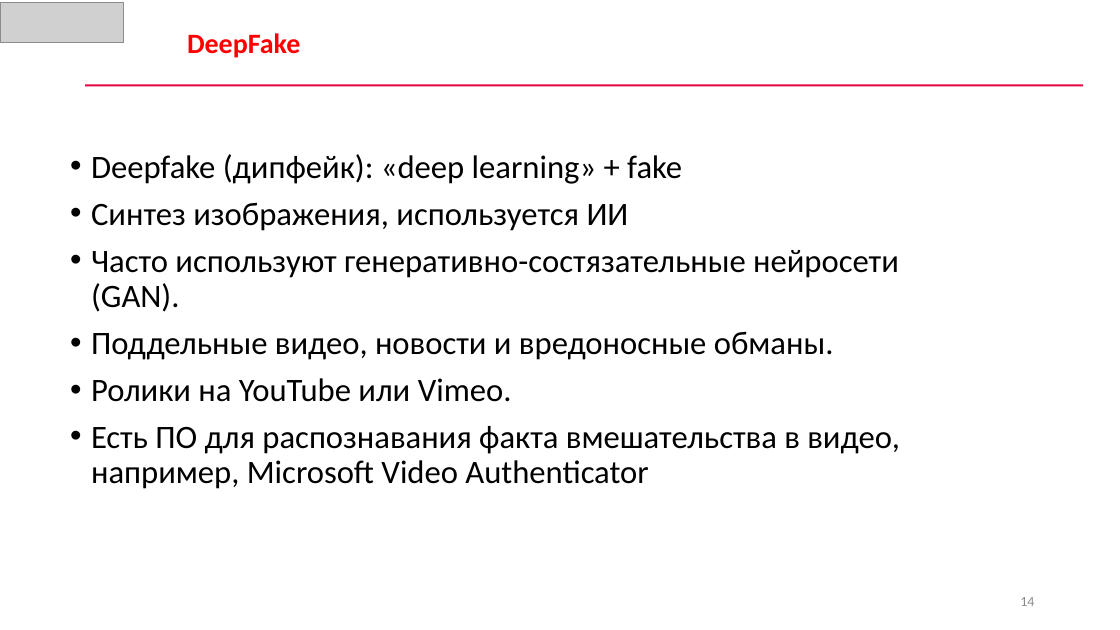
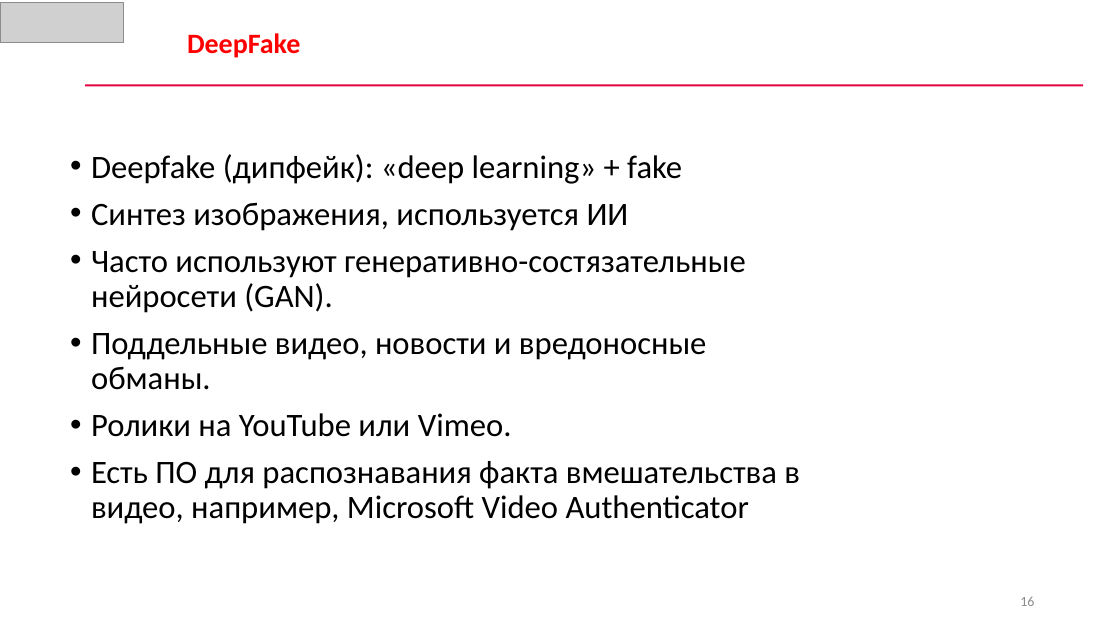
Before and after one commit to CyberLympha/AI-for-IS-Course, a slide deck: slide 16 of Лекции/Состязательные модели в ИБ.pptx (slide 14 before the commit). Drawn at 1120x630 pixels with LibreOffice and Linux fonts; fonts in the diff are those of the drawing; grey boxes stand for pictures. Boxes give left, top, right and bottom in pixels: in the first picture for what was removed or moved away, otherwise in the second. Text is boxed around its words. In the diff, an @@ line names an element or a change of style, - is before the commit and + after.

Commit message:
Обновлены материалы лекции "Состязательные модели" (добавлены примеры)

```diff
--- a/Лекции/Состязательные модели в ИБ.pptx
+++ b/Лекции/Состязательные модели в ИБ.pptx
@@ text "Deepfake (дипфейк): «deep learning» + ..." rewrapped from [91, 154, 900, 489] to [91, 154, 800, 524] @@
@@ page number at [1020, 597, 1034, 606]: text changed @@
-14
+16
```
Also in this commit, not shown: 7 other slides changed, 3 slides added, 1 other file.
